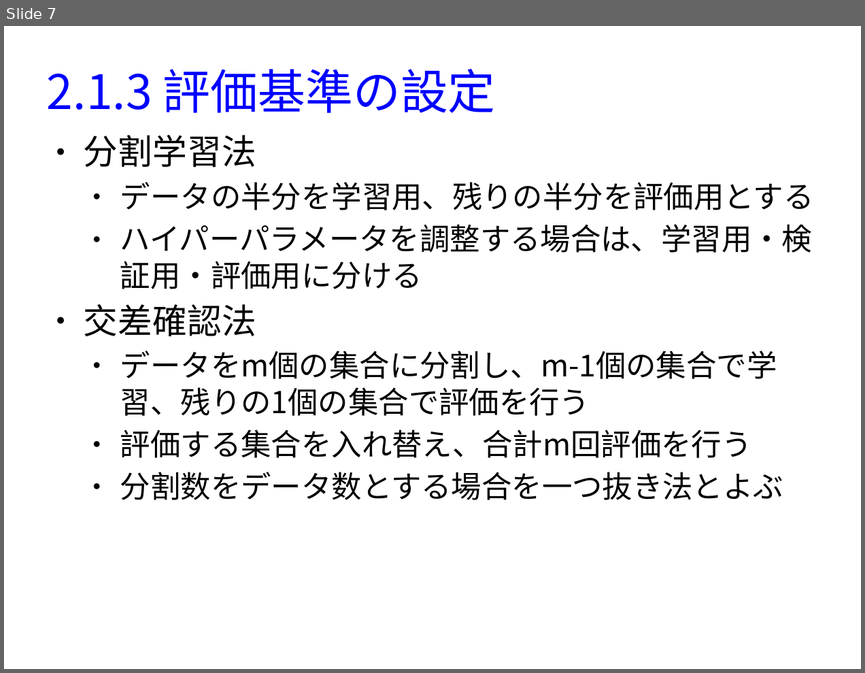
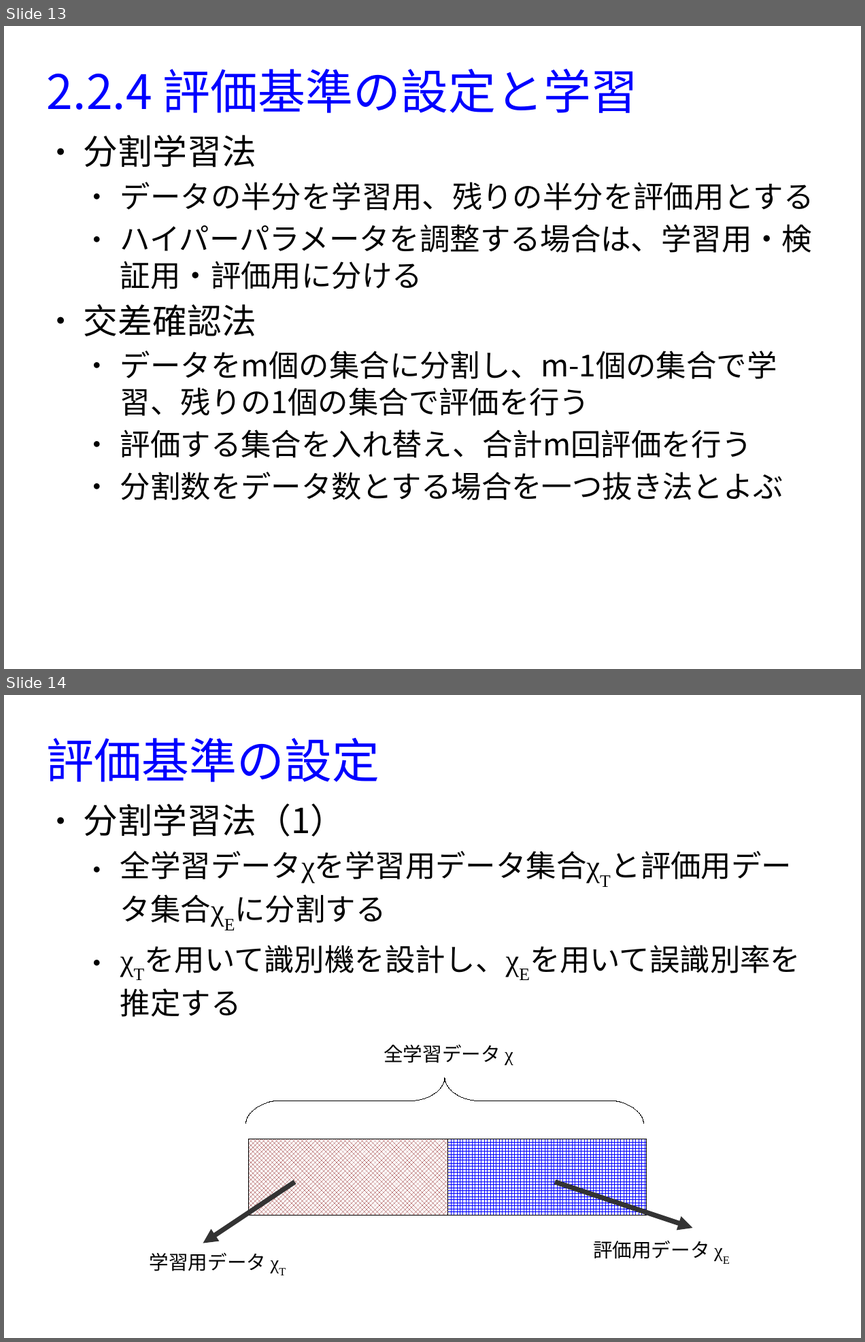
Before and after one commit to MasahiroAraki/MLCourse, a slide deck: slide/chap02-python.odp. Shown one above the other, each under a label of ours: slide 7 before the commit, slides 13 and 14 after it. The pictures are 865x673 and 865x1342 pixels, drawn with LibreOffice and Linux fonts; fonts in the diff are those of the drawing. Boxes give left, top, right and bottom in pixels: in the first picture for what was removed or moved away, otherwise in the second. Text is boxed around its words. In the diff, an @@ line names an element or a change of style, - is before the commit and + after.

```diff
--- a/slide/chap02-python.odp
+++ b/slide/chap02-python.odp
@@ slide 14 added at (4, 695, 861, 1338), background #FFFFFF @@
@@ title added at (47, 738, 379, 782), 44 pt, text #0000FF @@
+評価基準の設定
@@ text added at (84, 803, 600, 977), 28 pt, text #000000 @@
+● 分割学習法（1）
+  ● 全学習データχを学習用データ集合χTと評価用データ集合χEに分割する
+  ● χTを用いて識別機を設計し、χEを用いて誤識別率を推定する
@@ text added at (383, 1044, 513, 1065), 18 pt, text #000000 @@
+全学習データ χ
@@ freeform shape added at (245, 1078, 643, 1124), outline #000000 0 pt @@
@@ rectangle added at (249, 1139, 448, 1215), fill pattern #800000 on #FFFFFF, outline #000000 0 pt @@
@@ rectangle added at (448, 1139, 647, 1215), fill pattern #0000FF on #FFFFFF, outline #000000 0 pt @@
@@ arrow added from (295, 1182) to (203, 1243), #333333 4.51 pt @@
@@ arrow added from (555, 1182) to (693, 1227), #333333 4.51 pt @@
@@ text added at (593, 1240, 709, 1259), 18 pt, text #000000 @@
+評価用データ χE
@@ text added at (150, 1252, 266, 1271), 18 pt, text #000000 @@
+学習用データ χT
@@ what was slide 7 is now slide 13 @@
@@ slide 13 changed as well @@
@@ title at (47, 69, 638, 113): text changed @@
-2.1.3 評価基準の設定
+2.2.4 評価基準の設定と学習
```
Also in this commit, not shown: 8 other slides changed, 10 other slides added, 1 other file.
